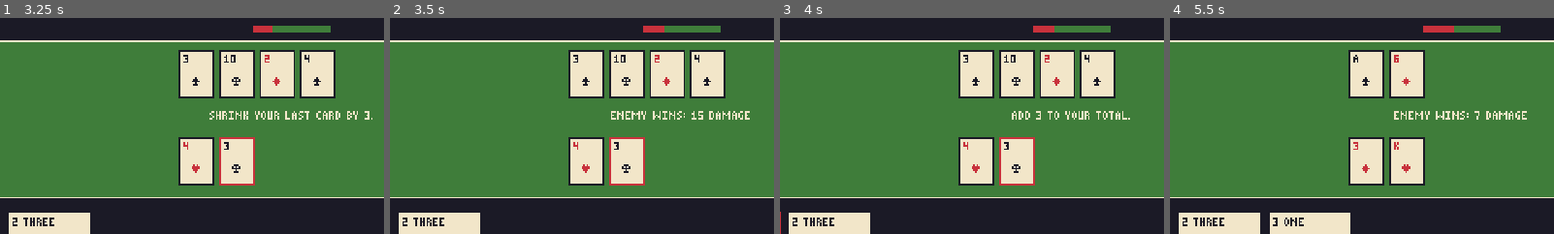
Above: before the commit, frames 1-4 (left to right).
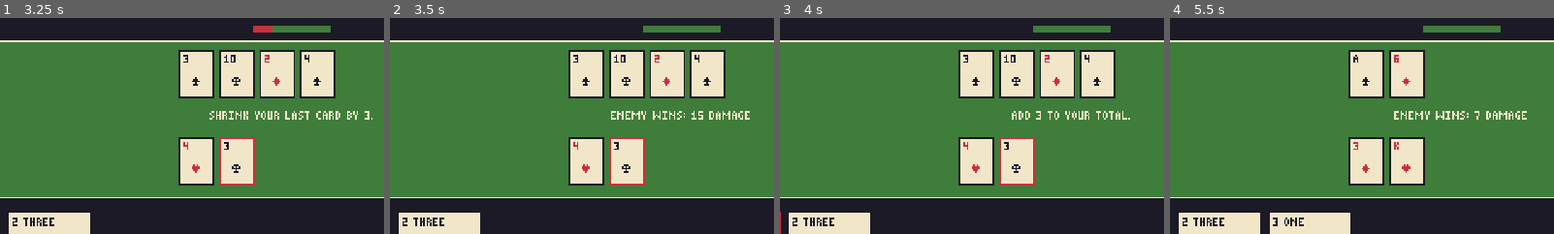
Above: after the commit, the same moments.

Repository: Arvin-17/CardClash
Game: Godot game, scene res://scenes/main_menu.tscn
Two runs of this game, one before a commit and one after it. Both use one fixed random seed, a clock stepped at 60 frames per second and the inputs below.
Inputs:
- Up to frame 1 (3.25 s): click "NEW RUN [ENTER]" at 0.5 s; click "FIGHT [ENTER]" at 1.25 s; click "READY [SPC]" at 2 s; click "1 DRINK ME" at 2.75 s
- Up to frame 2 (3.5 s): no input
- Up to frame 3 (4 s): click "1 THREE" at 3.5 s
- Up to frame 4 (5.5 s): click "2 THREE" at 4.25 s; click "READY [SPC]" at 5 s
The pictures show only the part of the screen within x 12-62%, y 26-76%; the shares and areas given below are measured in that part.

Frame 1 is identical in both runs. In frame 2, 0.2% of the frame differs, in the area x 65-72%, y 3-7%; in frame 3, 0.2%; in frame 4, 0.3%, in the area x 65-74%, y 3-7%.

Commit message:
Attack bar resets every round and fires at most once
The intent timer restarts empty at each deal and stops after an attack
or when the round resolves, instead of carrying over between rounds.
The warning flash clears at each new round. Scene tests cover both;
the balance sim fires at most one attack per round.

Diff:
--- a/game/scripts/battle/battle_controller.gd
+++ b/game/scripts/battle/battle_controller.gd
@@ -73,7 +73,7 @@
 		return
 	if state == State.ROUND_ACTIVE or state == State.SURPRISE:
 		Events.timer_changed.emit(round_timer.time_left)
-	var intent := 1.0 - intent_timer.time_left / maxf(intent_timer.wait_time, 0.01)
+	var intent := 0.0 if intent_timer.is_stopped() else 1.0 - intent_timer.time_left / maxf(intent_timer.wait_time, 0.01)
 	if absf(intent - _last_intent) >= 0.01:
 		_last_intent = intent
 		Events.intent_changed.emit(battle.enemy_id(), clampf(intent, 0.0, 1.0))
@@ -153,9 +153,11 @@
 	round_timer.paused = false
 	round_timer.start(float(GameData.rule("round.seconds", 15)))
 	ai_timer.start()
-	if intent_timer.is_stopped():
-		intent_timer.start()
+	# The attack bar starts empty every round and can fire once per round.
+	intent_timer.wait_time = battle.intent_seconds()
 	intent_timer.paused = false
+	intent_timer.start()
+	_warned = false
 
 
 ## Base AI every 0.5 s tick, after a 1-2 s reaction delay so it feels like it's thinking.
@@ -214,8 +216,8 @@
 	_set_state(State.ROUND_ACTIVE)
 	round_timer.paused = _freezes > 0
 	ai_timer.paused = false
-	intent_timer.start()
-	_warned = false
+	# One attack per round: the bar stays empty until the next round starts.
+	intent_timer.stop()
 	_check_round_end()
 
 
@@ -246,7 +248,7 @@
 	_set_state(State.RESOLVE)
 	round_timer.stop()
 	ai_timer.stop()
-	intent_timer.paused = true
+	intent_timer.stop()
 	var result := battle.resolve_round()
 	if _autoplay:
 		Autoplay.log_line("round %d: %s, %s takes %d (you %d vs %d) HP %d/%d" % [
--- a/game/scripts/ui/battle_ui.gd
+++ b/game/scripts/ui/battle_ui.gd
@@ -230,6 +230,7 @@
 
 func _on_round_started(n: int) -> void:
 	_round.text = "ROUND %d" % n
+	_clear_warning()  # the attack bar starts empty every round
 	_message.text = ""
 	_peek.text = ""
 	_refresh()
--- a/game/tests/test_balance.gd
+++ b/game/tests/test_balance.gd
@@ -11,6 +11,7 @@
 func _play_round(b: BattleState) -> void:
 	b.start_round()
 	var surprise_odds := ROUND_SECONDS / b.intent_seconds()
+	var attack_left := true  # the attack bar resets every round and fires at most once
 	var guard := 0
 	while not b.both_done() and guard < 40:
 		guard += 1
@@ -26,7 +27,8 @@
 			b.enemy_hit()
 		elif decision == EnemyAI.STAY or decision == EnemyAI.NONE:
 			b.enemy_stay()
-		if b.rng.randf() < surprise_odds / 6.0:
+		if attack_left and b.rng.randf() < surprise_odds / 6.0:
+			attack_left = false
 			b.fire_surprise()
 	b.force_stay()
 	b.resolve_round()
--- a/game/tests/test_battle_screen.gd
+++ b/game/tests/test_battle_screen.gd
@@ -93,3 +93,24 @@
 		return
 	assert_true(_c.play(index), "ready only stops drawing")
 	assert_eq(b.cards_played, 1)
+
+
+func test_attack_bar_starts_empty_every_round() -> void:
+	await _start()
+	await wait_seconds(0.6)
+	assert_lt(_c.intent_timer.time_left, _c.intent_timer.wait_time - 0.4, "the bar has been filling")
+	_c.battle.enemy_stay()
+	_c.stay()
+	await wait_seconds(float(GameData.rule("round.resolve_pause_seconds", 1.0)) + 0.2)
+	assert_eq(_c.battle.round_number, 2)
+	assert_eq(_c.state, BattleController.State.ROUND_ACTIVE)
+	assert_almost_eq(_c.intent_timer.time_left, _c.intent_timer.wait_time, 0.3, "empty again at the new round")
+
+
+func test_only_one_attack_per_round() -> void:
+	await _start()
+	_c.battle.shield = 1
+	_c._on_intent_full()
+	await wait_seconds(_pause())
+	assert_eq(_c.state, BattleController.State.ROUND_ACTIVE)
+	assert_true(_c.intent_timer.is_stopped(), "no second attack this round")
